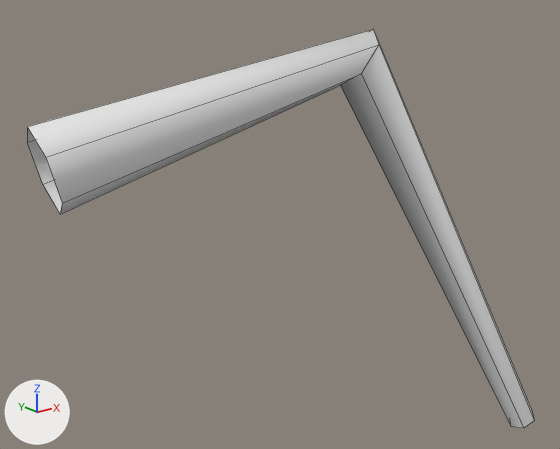
What one commit did to the FBX model unity/Assets/Art/Models/Crab_Leg3.fbx.
Rendered twice from a camera (50 mm lens) standing at (-0.181, -0.463, 0.114) and looking at (0.168, -0.026, -0.061). The lights are fixed; the arrows at lower left show +X, +Y and +Z. The first picture is the older version. Mesh edges are drawn as thin lines. Where no turn or scale is listed for an object, it has been applied to the vertices.

Before the edit, the objects in view are built like this:
```python
me_crab_leg3 = bpy.data.meshes.new('Crab_Leg3')
me_crab_leg3.from_pydata(...)  # 18 vertices, 12 faces; spans x -0.008..0.38, y -0.131..0.026, z -0.265..0.08
me_crab_leg3.materials.append(mat_vertexcolor)  # white #e7e7e7
ob_crab_leg3 = bpy.data.objects.new('Crab_Leg3', me_crab_leg3)
ob_crab_leg3.location = (0.0, 0.0, 0.0)
```
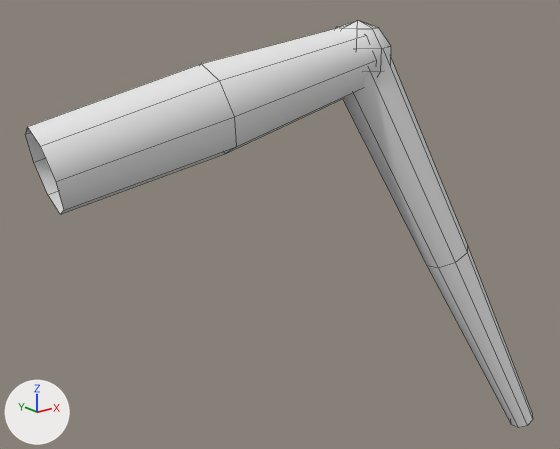
The change in detail:
me_crab_leg3 is used by ob_crab_leg3; location (0.0, 0.0, 0.0).
me_crab_leg3 had 18 vertices, 12 faces and spanned x -0.008..0.38, y -0.131..0.026, z -0.265..0.08.
me_crab_leg3 now has 82 vertices, 72 faces and spans x -0.009..0.379, y -0.13..0.03, z -0.265..0.086.
me_crab_leg3 part 1: a new loose piece, a UV sphere (8 segments, 5 rings, poles along z) spanning x 0.205..0.255, y -0.065..-0.015, z 0.034..0.086, in mat_vertexcolor (white #e7e7e7).
me_crab_leg3 part 2: a new loose piece of 24 vertices spanning x 0.209..0.379, y -0.13..-0.018, z -0.265..0.071, in mat_vertexcolor (white #e7e7e7).
Part 3, on me_crab_leg3:
16 vertices are removed from x -0.008..0.38, y -0.131..0.026, z -0.265..0.08.
12 faces are deleted.
22 vertices are added at x -0.009..0.237, y -0.064..0.03, z -0.021..0.084.
16 new faces join them.

Location of each change, [x1, y1, x2, y2] in pixels of the pictures (560 x 449 px; the box of a moved part takes in the faces that stretch with it):
'Crab_Leg3', reshaped
    before: [27, 29, 534, 428]
    after: [25, 21, 533, 427]
part 1 of me_crab_leg3, added
    after: [337, 21, 391, 74]
part 2 of me_crab_leg3, added
    after: [343, 55, 533, 427]
part 3 of me_crab_leg3, moved or reshaped
    before: [27, 29, 534, 428]
    after: [25, 26, 376, 214]
